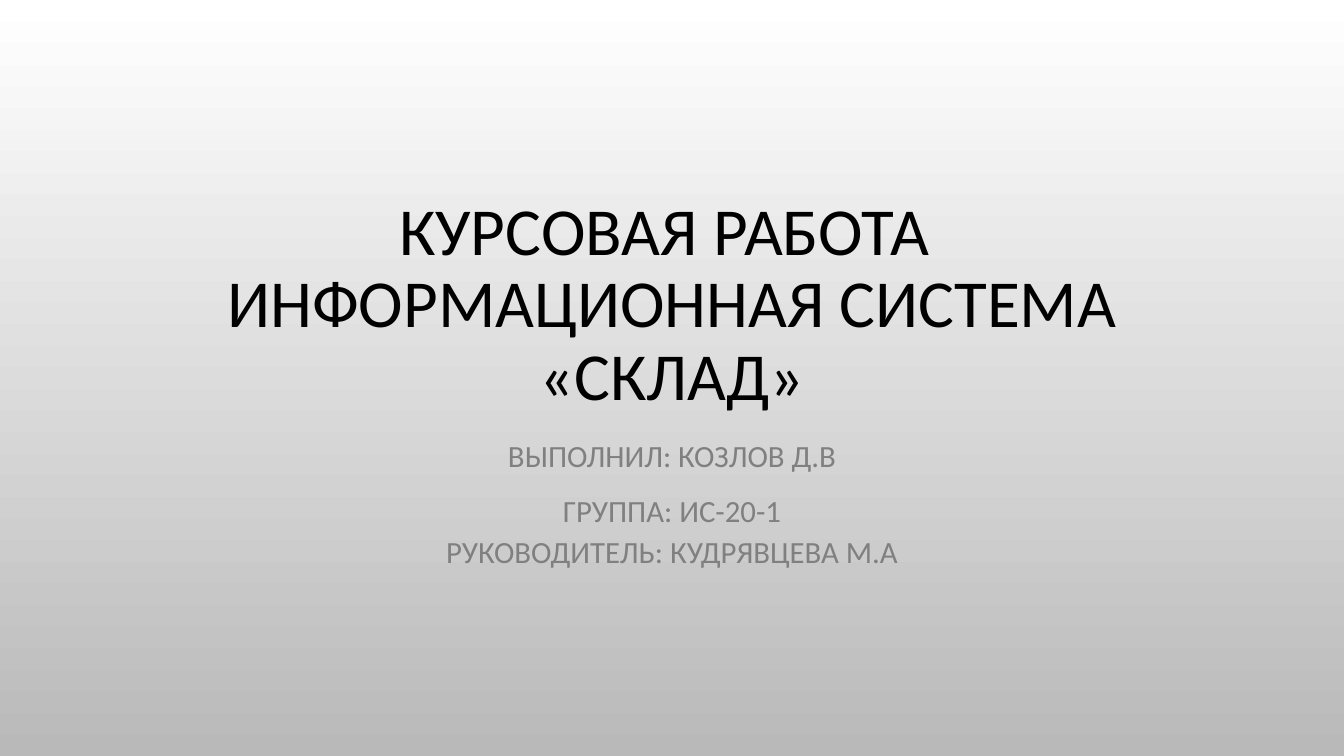
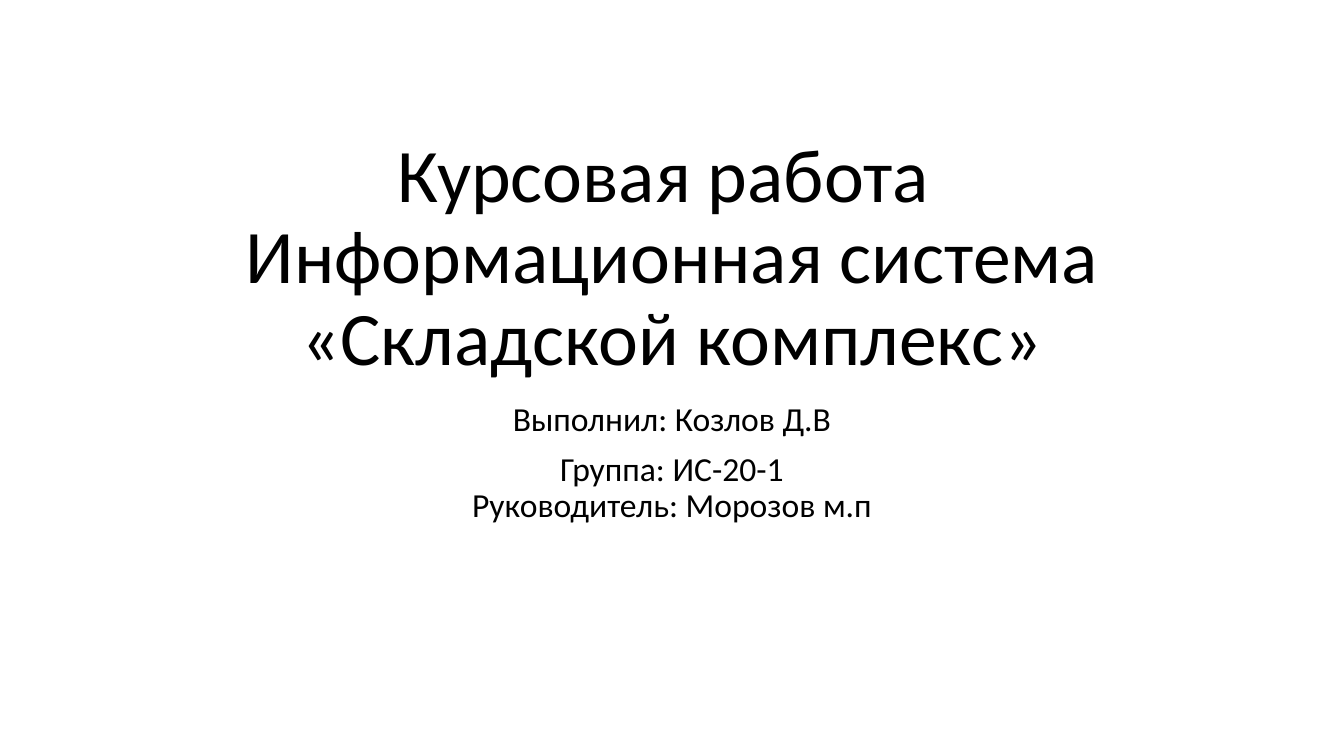
Before and after one commit to ChiCha10-11/Kursovoy, a slide deck: slide 1 of Курсовая работа.pptx. Drawn at 1344x756 pixels with LibreOffice and Linux fonts; fonts in the diff are those of the drawing; background and template pictures are left out. Boxes give left, top, right and bottom in pixels: in the first picture for what was removed or moved away, otherwise in the second. Text is boxed around its words. In the diff, an @@ line names an element or a change of style, - is before the commit and + after.

```diff
--- a/Курсовая работа.pptx
+++ b/Курсовая работа.pptx
@@ background picture (left out) to #FFFFFF @@
@@ title at bbox=[246, 150, 1098, 378]: text changed; size 48 to 54 pt @@
-КУРСОВАЯ РАБОТА
-ИНФОРМАЦИОННАЯ СИСТЕМА «СКЛАД»
+Курсовая работа
+Информационная система «Складcкой комплекс»
@@ subtitle at bbox=[472, 409, 872, 523]: text changed; size 22 to 24 pt; text colour #808080 to #000000 @@
-ВЫПОЛНИЛ: КОЗЛОВ Д.В
-ГРУППА: ИС-20-1
-РУКОВОДИТЕЛЬ: КУДРЯВЦЕВА М.А
+Выполнил: Козлов Д.В
+Группа: ИС-20-1
+Руководитель: Морозов м.п
```
Also in this commit, not shown: 15 other slides changed, 1 other file.
